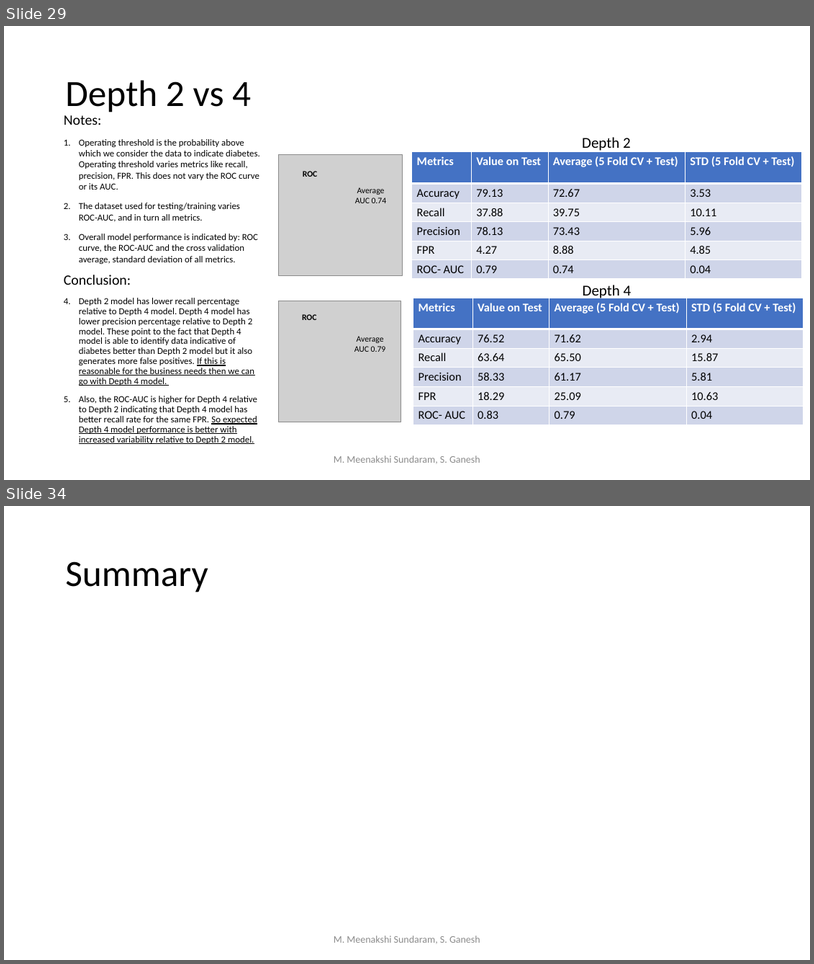
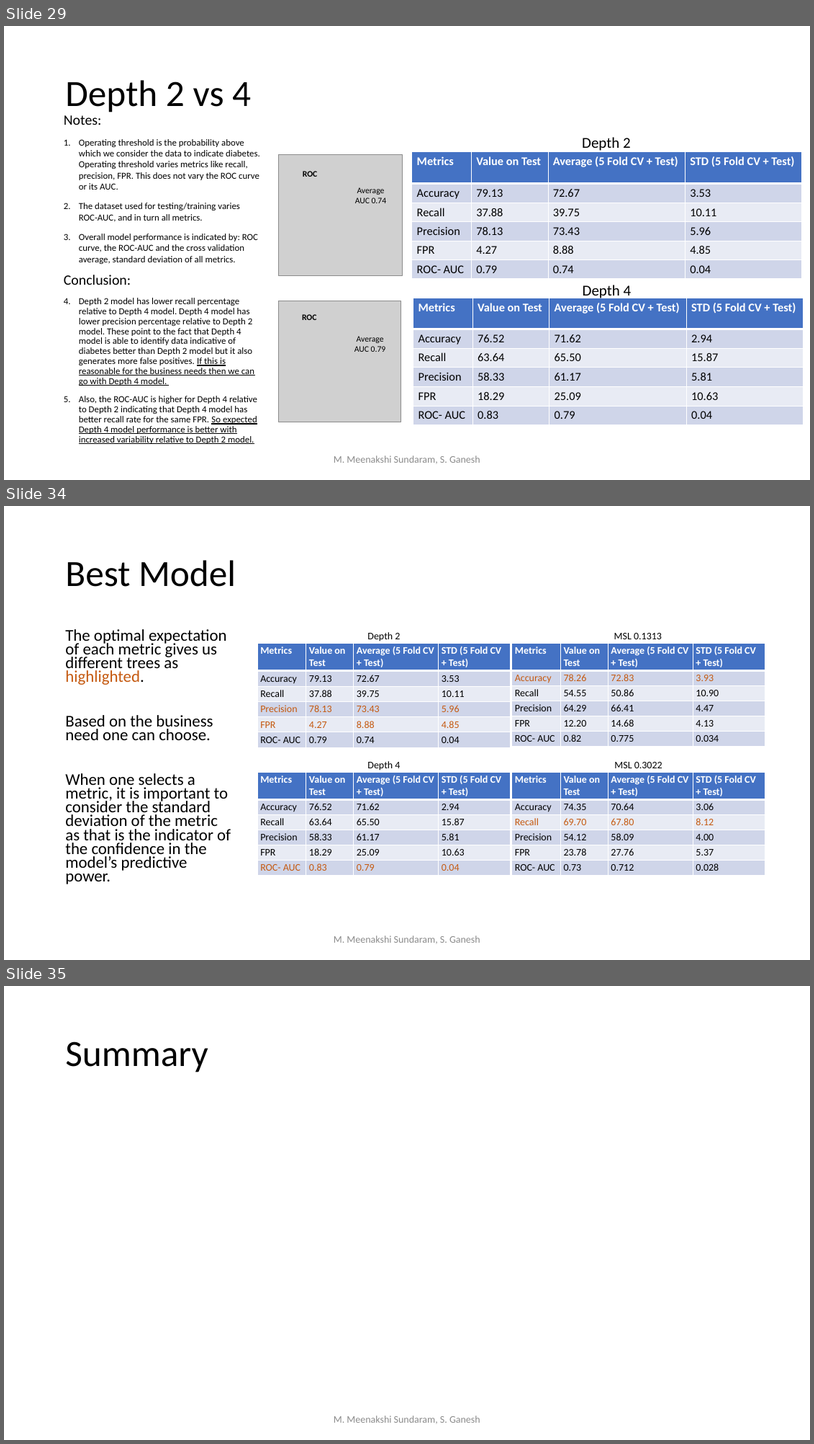
Before and after one commit to meenakshsundaram/AIML, a slide deck: Notes/Decision_Trees.pptx. Shown one above the other, each under a label of ours: slides 29 and 34 before the commit, slides 29, 34 and 35 after it; the slides between them are not shown. The pictures are 814x964 and 814x1444 pixels, drawn with LibreOffice and Linux fonts; fonts in the diff are those of the drawing; grey boxes stand for pictures. Boxes give left, top, right and bottom in pixels: in the first picture for what was removed or moved away, otherwise in the second. Text is boxed around its words. In the diff, an @@ line names an element or a change of style, - is before the commit and + after.

```diff
--- a/Notes/Decision_Trees.pptx
+++ b/Notes/Decision_Trees.pptx
@@ slide 34 added at <box>4,506,810,960</box>, background #FFFFFF @@
@@ title added at <box>65,560,236,587</box>, 44 pt, text #000000 @@
+Best Model
@@ text added at <box>65,629,231,884</box>, 19.6 pt, text #000000 @@
+The optimal expectation of each metric gives us different trees as highlighted.
+Based on the business need one can choose.
+When one selects a metric, it is important to consider the standard deviation of the metric as that is the indicator of the confidence in the model’s predictive power.
@@ text added at <box>368,632,400,641</box>, 12 pt, text #000000 @@
+Depth 2
@@ text added at <box>615,633,662,639</box>, 12 pt, text #000000 @@
+MSL 0.1313
@@ table added at <box>257,644,511,746</box>, 6 rows, 4 columns @@
+Metrics | Value on Test | Average (5 Fold CV + Test) | STD (5 Fold CV + Test)
+Accuracy | 79.13 | 72.67 | 3.53
+Recall | 37.88 | 39.75 | 10.11
+Precision | 78.13 | 73.43 | 5.96
+FPR | 4.27 | 8.88 | 4.85
+ROC- AUC | 0.79 | 0.74 | 0.04
@@ table added at <box>512,644,766,746</box>, 6 rows, 4 columns @@
+Metrics | Value on Test | Average (5 Fold CV + Test) | STD (5 Fold CV + Test)
+Accuracy | 78.26 | 72.83 | 3.93
+Recall | 54.55 | 50.86 | 10.90
+Precision | 64.29 | 66.41 | 4.47
+FPR | 12.20 | 14.68 | 4.13
+ROC- AUC | 0.82 | 0.775 | 0.034
@@ text added at <box>368,761,400,770</box>, 12 pt, text #000000 @@
+Depth 4
@@ text added at <box>615,762,663,768</box>, 12 pt, text #000000 @@
+MSL 0.3022
@@ table added at <box>257,772,511,875</box>, 6 rows, 4 columns @@
+Metrics | Value on Test | Average (5 Fold CV + Test) | STD (5 Fold CV + Test)
+Accuracy | 76.52 | 71.62 | 2.94
+Recall | 63.64 | 65.50 | 15.87
+Precision | 58.33 | 61.17 | 5.81
+FPR | 18.29 | 25.09 | 10.63
+ROC- AUC | 0.83 | 0.79 | 0.04
@@ table added at <box>512,772,766,875</box>, 6 rows, 4 columns @@
+Metrics | Value on Test | Average (5 Fold CV + Test) | STD (5 Fold CV + Test)
+Accuracy | 74.35 | 70.64 | 3.06
+Recall | 69.70 | 67.80 | 8.12
+Precision | 54.12 | 58.09 | 4.00
+FPR | 23.78 | 27.76 | 5.37
+ROC- AUC | 0.73 | 0.712 | 0.028
@@ text added at <box>334,935,481,944</box>, 12 pt, text #8C8C8C @@
+M. Meenakshi Sundaram, S. Ganesh
@@ what was slide 34 is now slide 35 @@
```
Also in this commit, not shown: 2 slides changed, 1 other slide added, 21 other files.
